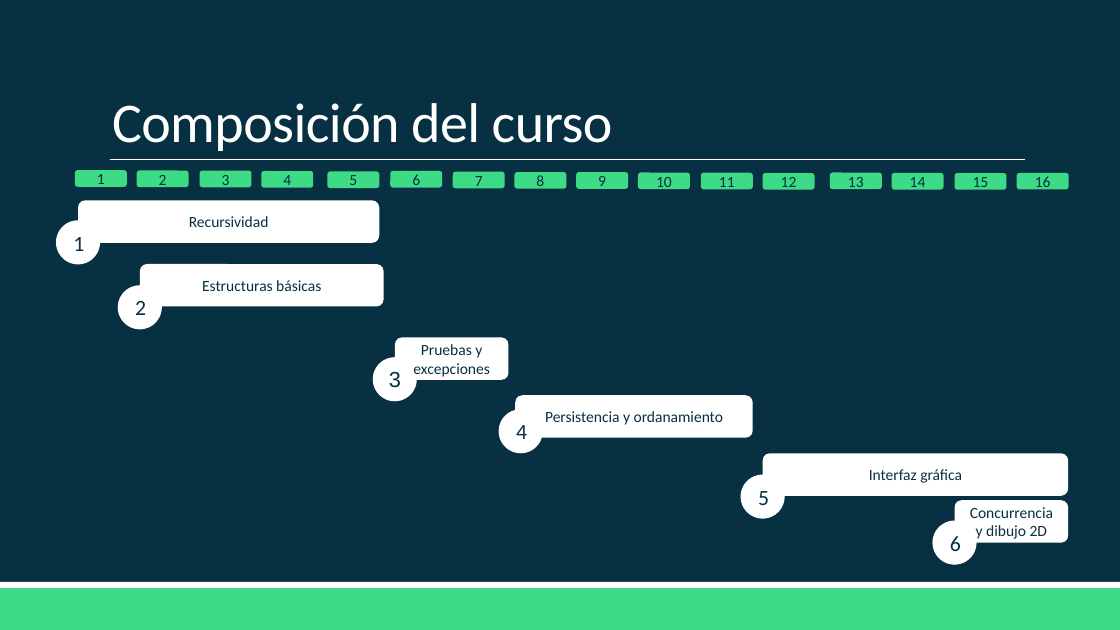
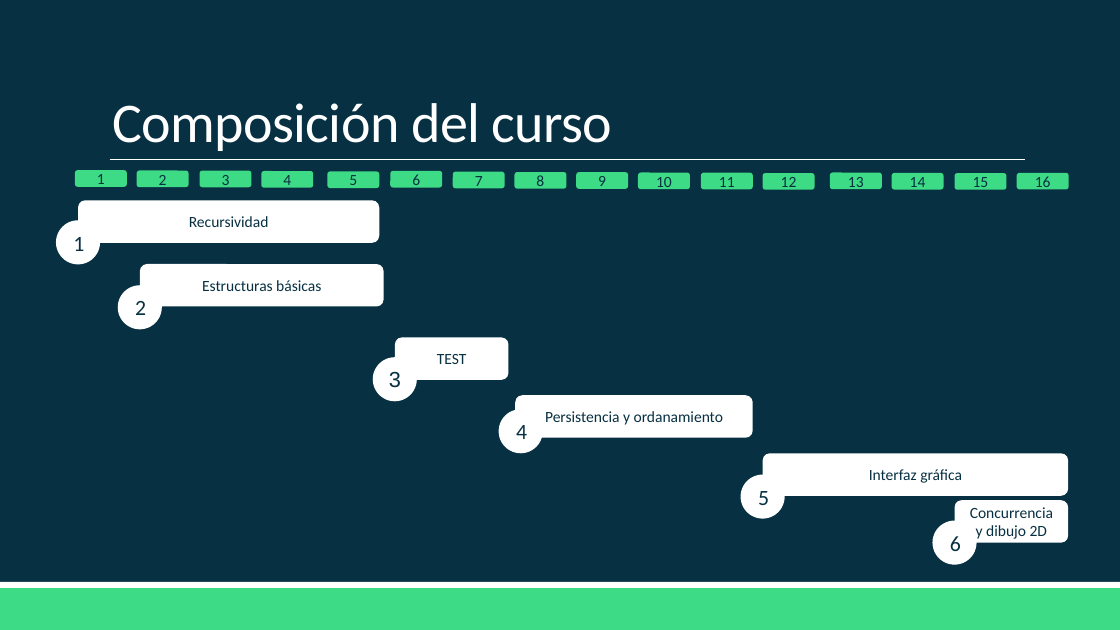
Before and after one commit to Santiago050704/APO2-231, a slide deck: slide 4 of Curso/Curso.pptx. Drawn at 1120x630 pixels with LibreOffice and Linux fonts; fonts in the diff are those of the drawing. Boxes give left, top, right and bottom in pixels: in the first picture for what was removed or moved away, otherwise in the second. Text is boxed around its words. In the diff, an @@ line names an element or a change of style, - is before the commit and + after.

```diff
--- a/Curso/Curso.pptx
+++ b/Curso/Curso.pptx
@@ text in rounded rectangle at [437, 354, 467, 364]: text changed @@
-Pruebas y excepciones
+TEST
```
Also in this commit, not shown: 5 other files.
